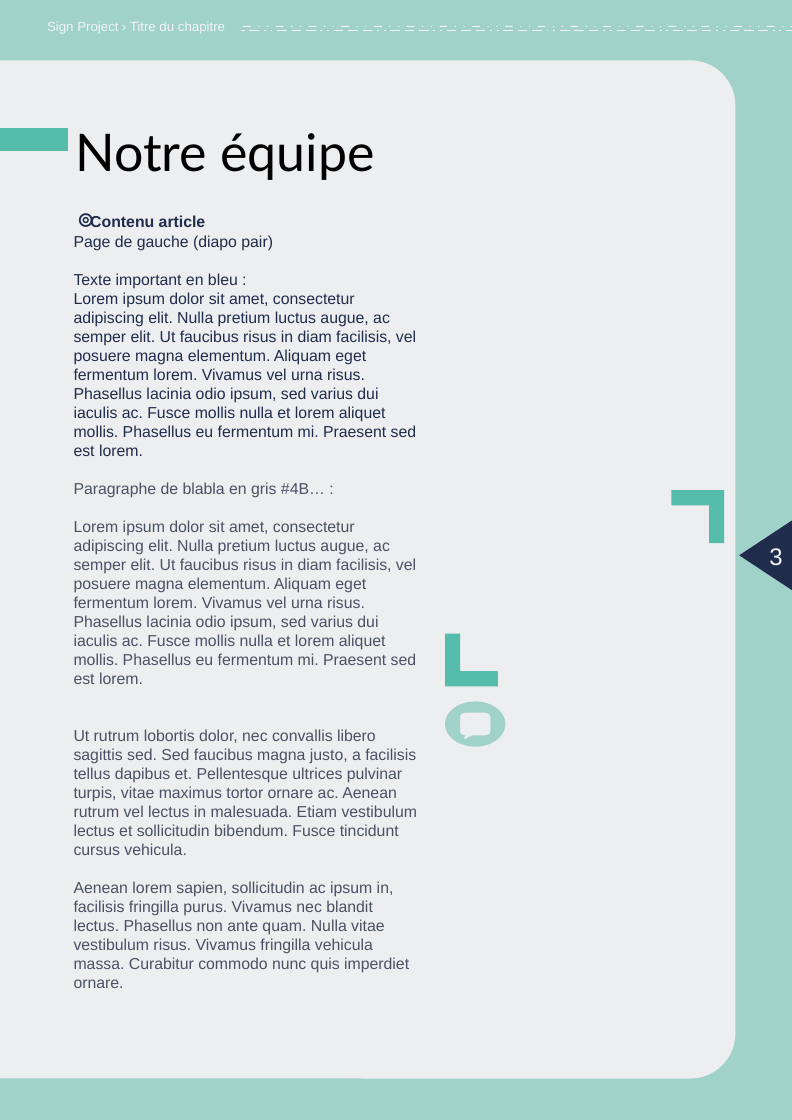
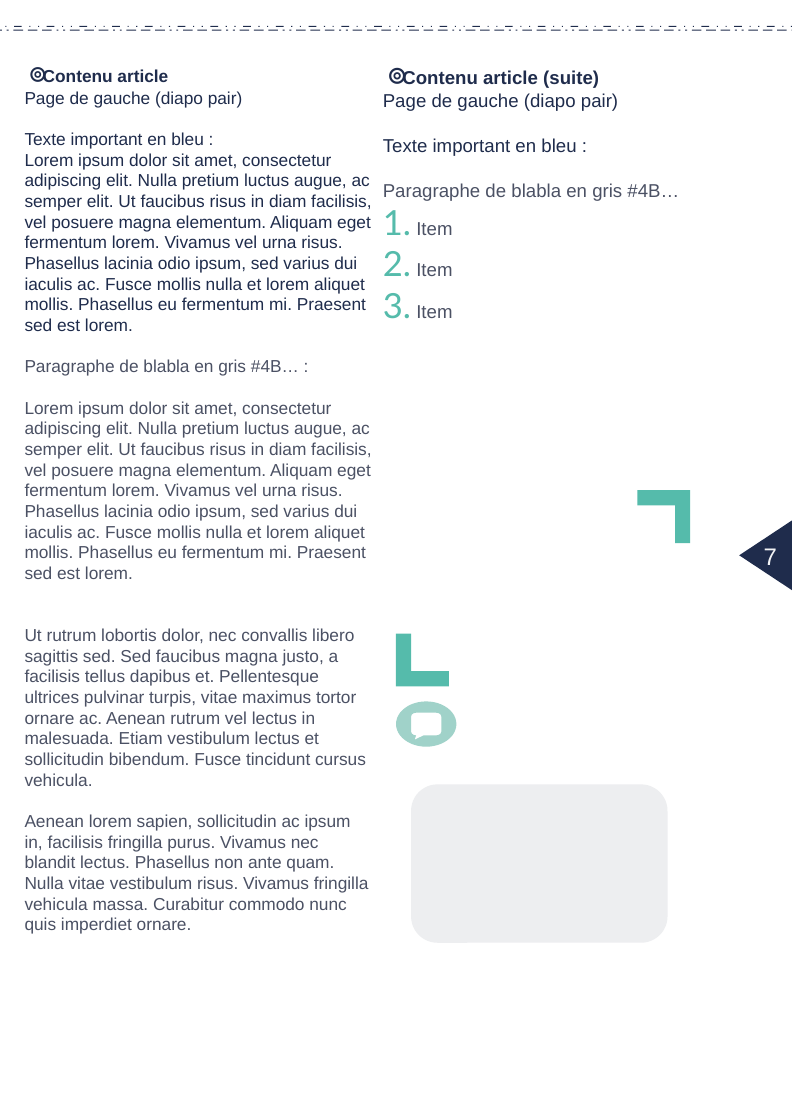
Before and after one commit to LoganTann/panneau, a slide deck: slide 7 of compte-rendu/CR_papier.odp (slide 3 before the commit). Drawn at 792x1120 pixels with LibreOffice and Linux fonts; fonts in the diff are those of the drawing. Boxes give left, top, right and bottom in pixels: in the first picture for what was removed or moved away, otherwise in the second. Text is boxed around its words. In the diff, an @@ line names an element or a change of style, - is before the commit and + after.

Commit message:
Ajout de la partie À propos+notre équipe (incomplet)

```diff
--- a/compte-rendu/CR_papier.odp
+++ b/compte-rendu/CR_papier.odp
@@ background #A0D2C9 to #FFFFFF @@
@@ line moved from (792, 27) - (37, 27) to (792, 27) - (0, 27) @@
@@ line (792, 27) - (0, 27): stroke #F3F4F5 0.79 pt to #1F2C4C 0.79 pt @@
@@ text removed at bbox=[47, 21, 225, 34] @@
-Sign Project › Titre du chapitre
@@ line moved from (37, 30) - (792, 30) to (0, 30) - (792, 30) @@
@@ line (0, 30) - (792, 30): stroke #F3F4F5 0.79 pt to #1F2C4C 0.79 pt @@
@@ freeform shape removed at bbox=[0, 60, 735, 1078] @@
@@ text "⌾ Contenu article": place and size @@
-text "⌾ Contenu article" at bbox=[74, 215, 418, 988]
+text "⌾ Contenu article" at bbox=[25, 69, 371, 934]
@@ text "⌾ Contenu article" at bbox=[25, 69, 371, 934]: size 15.3 to 16.6 pt in "⌾"; size 11.9 to 12.9 pt @@
@@ text added at bbox=[383, 70, 679, 319], 14 pt, text #1F2C4C @@
+⌾ Contenu article (suite)
+Page de gauche (diapo pair)
+Texte important en bleu :
+Paragraphe de blabla en gris #4B…
+1. Item
+2. Item
+3. Item
@@ rectangle removed at bbox=[0, 128, 68, 151] @@
@@ title removed at bbox=[75, 133, 374, 180] @@
-Notre équipe
@@ freeform shape: place and size @@
-freeform shape at bbox=[671, 490, 724, 543]
+freeform shape at bbox=[637, 490, 690, 543]
@@ page number at bbox=[764, 548, 777, 565]: text changed @@
-3
+7
@@ 2 freeform shapes, 1 rounded rectangle: place and size @@
-2 freeform shapes, 1 rounded rectangle at bbox=[445, 633, 716, 942]
+2 freeform shapes, 1 rounded rectangle at bbox=[396, 633, 668, 942]
```
Also in this commit, not shown: 2 other slides changed, 2 slides added.
